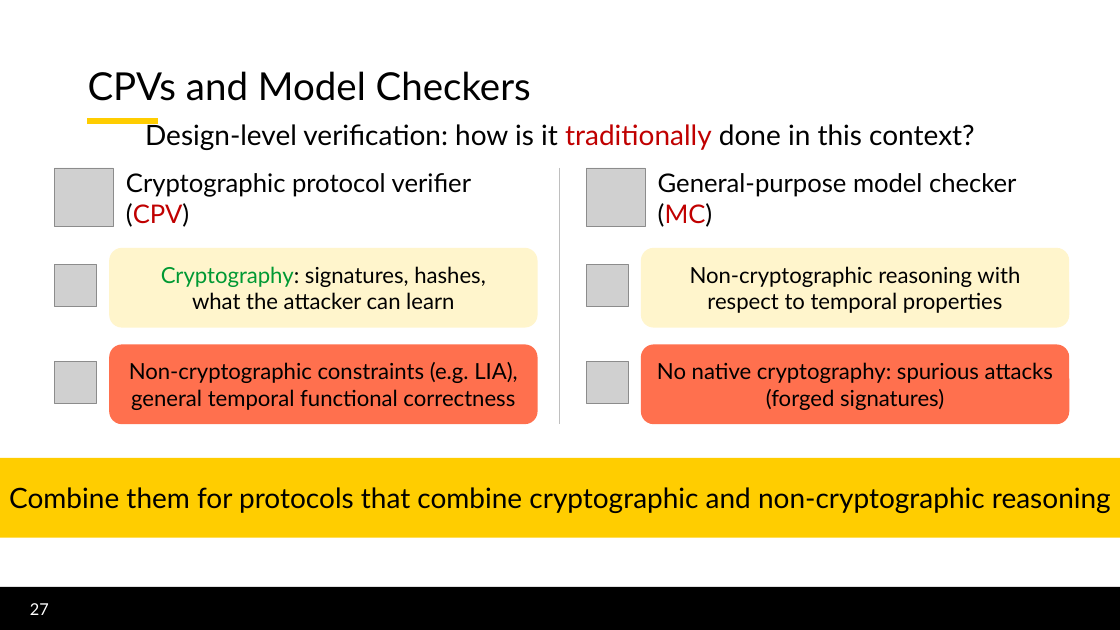
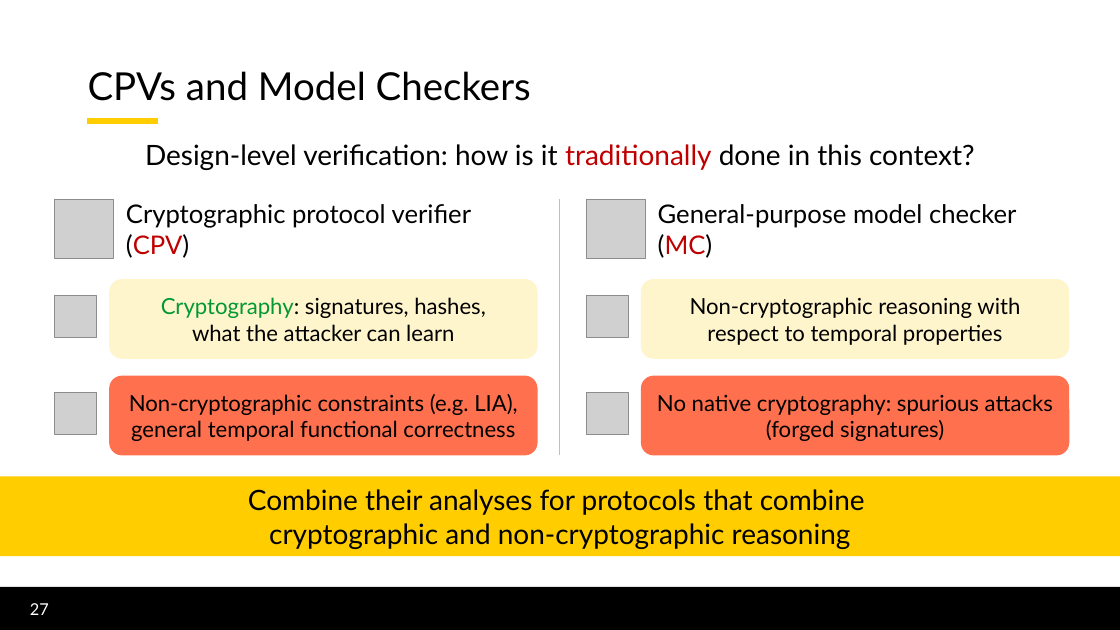
Before and after one commit to lorchrob/thesis_proposal_slides, a slide deck: slide 27 of slides.pptx. Drawn at 1120x630 pixels with LibreOffice and Linux fonts; fonts in the diff are those of the drawing; grey boxes stand for pictures; background and template pictures are left out. Boxes give left, top, right and bottom in pixels: in the first picture for what was removed or moved away, otherwise in the second. Text is boxed around its words. In the diff, an @@ line names an element or a change of style, - is before the commit and + after.

```diff
--- a/slides.pptx
+++ b/slides.pptx
@@ text "Design-level verification: how is it ...": place and size @@
-text "Design-level verification: how is it ..." at box(145, 121, 975, 150)
+text "Design-level verification: how is it ..." at box(145, 144, 975, 170)
@@ 6 pictures, 4 rounded rectangles, 2 texts, 1 line: place and size @@
-6 pictures, 4 rounded rectangles, 2 texts, 1 line at box(55, 168, 1070, 424)
+6 pictures, 4 rounded rectangles, 2 texts, 1 line at box(55, 199, 1070, 455)
@@ rectangle "Combine their analyses for protocols ...": place and size @@
-rectangle "Combine their analyses for protocols ..." at box(0, 458, 1120, 538)
+rectangle "Combine their analyses for protocols ..." at box(0, 476, 1120, 556)
@@ text in rectangle at box(248, 489, 865, 549): text changed @@
-Combine them for protocols that combine cryptographic and non-cryptographic reasoning
+Combine their analyses for protocols that combine
+cryptographic and non-cryptographic reasoning
```
Also in this commit, not shown: 34 other slides changed.
